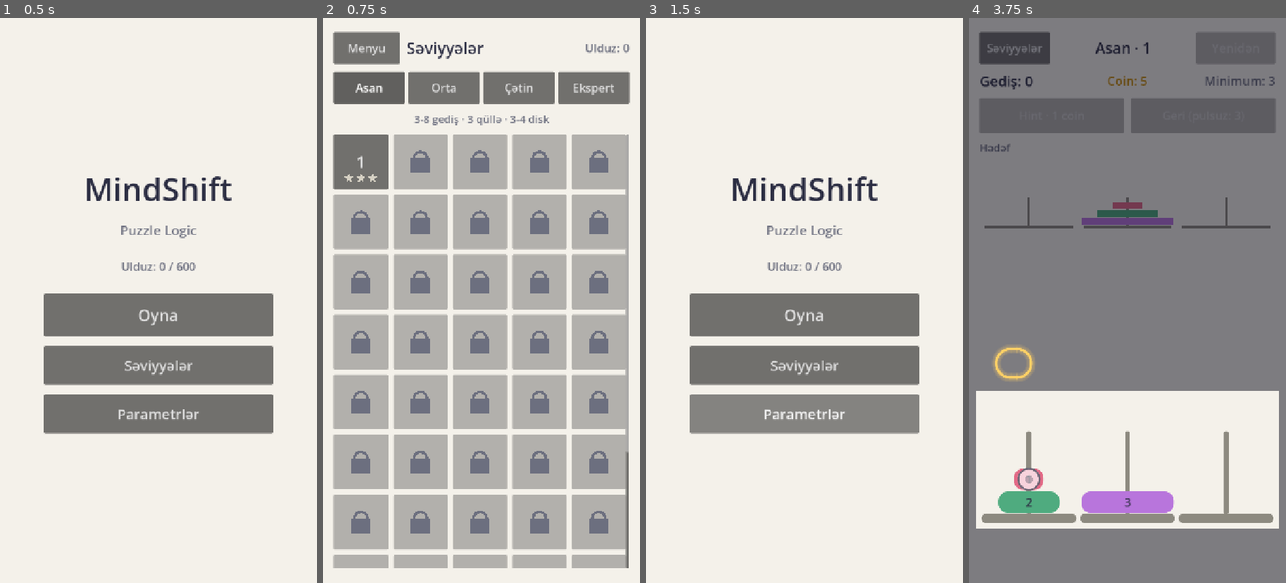
Above: before the commit, frames 1-4 (left to right).
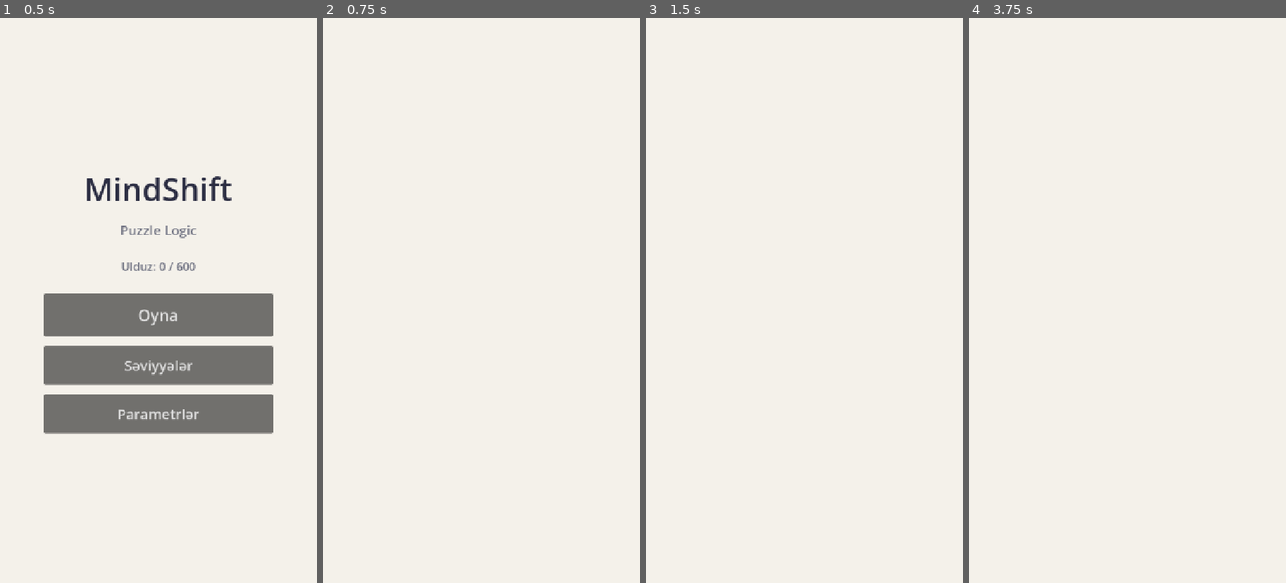
Above: after the commit, the same moments.

Repository: AtillaTegin/mindshift
Game: Godot game, scene res://scenes/main_menu.tscn
Two runs of this game, one before a commit and one after it. Both use one fixed random seed, a clock stepped at 60 frames per second and the inputs below.
Inputs:
- Up to frame 1 (0.5 s): no input
- Up to frame 2 (0.75 s): click "Səviyyələr" at 0.5 s
- Up to frame 3 (1.5 s): click "Menyu" at 1.25 s
- Up to frame 4 (3.75 s): click "Parametrlər" at 2 s; click "Bağla" at 2.75 s; click "Oyna" at 3.5 s

Frame 1 is identical in both runs. In frame 2, 68% of the frame differs, in the area x 3-97%, y 2-98%; in frame 3, 17%; in frame 4, 81%, in the area x 0-100%, y 0-100%.

Commit message:
6B-5: game feel pass
- disks glide with a light landing bounce (TRANS_BACK/EASE_OUT, DiskView.move_to) and carry
  a semi-transparent Polygon2D shadow drawn behind them
- level complete popup bursts one-shot CPUParticles2D confetti when it opens
- PolishedButton: every button dips to 0.96 while pressed (scene buttons, tabs, level cells)
- ScreenTransition autoload: all scene changes fade out -> switch -> fade in with input
  blocked; "next level" on the popup fades too
- no camera shake, glow only in FocusRing; each effect tuned in one file
- measured in a real window with real clicks: menu->game and popup->level select switch
  scenes only at full cover (alpha 1.00) with 20+ fade frames each way; popup fades in
  over 28 frames with confetti

Diff:
--- a/project.godot
+++ b/project.godot
@@ -17,6 +17,7 @@
 [autoload]
 
 App="*res://scripts/app.gd"
+ScreenTransition="*res://scripts/screen_transition.gd"
 
 [display]
 
--- a/scenes/components/disk.gd
+++ b/scenes/components/disk.gd
@@ -1,7 +1,12 @@
 class_name DiskView
 extends Control
-## One disk: a rounded bar with its size number. Position and size are set by
+## One disk: a rounded bar with its size number and a soft shadow underneath.
+## Moves glide with a light bounce on landing. Position and size are set by
 ## the game board; input goes to the peg underneath.
+
+const MOVE_SECONDS: float = 0.22
+const SHADOW_OFFSET: Vector2 = Vector2(3.0, 5.0)
+const SHADOW_COLOR: Color = Color(0.1, 0.1, 0.15, 0.18)
 
 var disk_size: int = 1:
 	set(value):
@@ -16,11 +21,54 @@
 		selected = value
 		queue_redraw()
 
+var _move: Tween
+
+@onready var _shadow: Polygon2D = $Shadow
+
+
+func _ready() -> void:
+	_shadow.color = SHADOW_COLOR
+	_shadow.position = SHADOW_OFFSET
+	resized.connect(_update_shadow)
+	_update_shadow()
+
+
+## Moves the disk to `target` (top-left corner); with `animated` it glides there
+## and settles with a small bounce (TRANS_BACK, EASE_OUT).
+func move_to(target: Vector2, animated: bool) -> void:
+	if _move != null:
+		_move.kill()
+		_move = null
+	if not animated or position.distance_to(target) < 0.5:
+		position = target
+		return
+	_move = create_tween()
+	_move.tween_property(self, "position", target, MOVE_SECONDS).set_trans(Tween.TRANS_BACK).set_ease(Tween.EASE_OUT)
+
+
+func _corner_radius() -> float:
+	return minf(size.y, size.x) * 0.45
+
+
+## The shadow is the disk's own rounded outline, drawn behind and a little lower.
+func _update_shadow() -> void:
+	var radius: float = _corner_radius()
+	var points: PackedVector2Array = PackedVector2Array()
+	var corners: Array[Vector2] = [
+		Vector2(size.x - radius, radius), Vector2(size.x - radius, size.y - radius),
+		Vector2(radius, size.y - radius), Vector2(radius, radius)]
+	for corner_index: int in corners.size():
+		var start_angle: float = -PI / 2.0 + corner_index * PI / 2.0
+		for step: int in 7:
+			var angle: float = start_angle + step * (PI / 2.0) / 6.0
+			points.append(corners[corner_index] + Vector2(cos(angle), sin(angle)) * radius)
+	_shadow.polygon = points
+
 
 func _draw() -> void:
 	var box: StyleBoxFlat = StyleBoxFlat.new()
 	box.bg_color = color.lightened(0.15) if selected else color
-	box.set_corner_radius_all(int(minf(size.y, size.x) * 0.45))
+	box.set_corner_radius_all(int(_corner_radius()))
 	if selected:
 		box.set_border_width_all(4)
 		box.border_color = UIPalette.TEXT_PRIMARY
--- a/scenes/components/disk.tscn
+++ b/scenes/components/disk.tscn
@@ -9,3 +9,7 @@
 offset_bottom = 36.0
 mouse_filter = 2
 script = ExtResource("1_disk")
+
+[node name="Shadow" type="Polygon2D" parent="."]
+show_behind_parent = true
+color = Color(0.1, 0.1, 0.15, 0.18)
--- a/scenes/game_board.tscn
+++ b/scenes/game_board.tscn
@@ -1,5 +1,6 @@
 [gd_scene load_steps=3 format=3]
 
+[ext_resource type="Script" path="res://scripts/polished_button.gd" id="pb_polished"]
 [ext_resource type="Script" path="res://scripts/game_board_controller.gd" id="1_board"]
 [ext_resource type="Script" path="res://scripts/board_preview.gd" id="2_preview"]
 
@@ -45,6 +46,7 @@
 mouse_filter = 2
 
 [node name="BackButton" type="Button" parent="Margin/Layout/TopBar"]
+script = ExtResource("pb_polished")
 unique_name_in_owner = true
 custom_minimum_size = Vector2(160, 72)
 layout_mode = 2
@@ -61,6 +63,7 @@
 horizontal_alignment = 1
 
 [node name="RestartButton" type="Button" parent="Margin/Layout/TopBar"]
+script = ExtResource("pb_polished")
 unique_name_in_owner = true
 custom_minimum_size = Vector2(180, 72)
 layout_mode = 2
@@ -102,6 +105,7 @@
 theme_override_constants/separation = 16
 
 [node name="HintButton" type="Button" parent="Margin/Layout/Actions"]
+script = ExtResource("pb_polished")
 unique_name_in_owner = true
 custom_minimum_size = Vector2(0, 80)
 layout_mode = 2
@@ -110,6 +114,7 @@
 text = "Hint · 1 coin"
 
 [node name="UndoButton" type="Button" parent="Margin/Layout/Actions"]
+script = ExtResource("pb_polished")
 unique_name_in_owner = true
 custom_minimum_size = Vector2(0, 80)
 layout_mode = 2
--- a/scenes/level_complete_popup.tscn
+++ b/scenes/level_complete_popup.tscn
@@ -1,5 +1,6 @@
 [gd_scene load_steps=4 format=3]
 
+[ext_resource type="Script" path="res://scripts/polished_button.gd" id="pb_polished"]
 [ext_resource type="Script" path="res://scripts/level_complete_popup.gd" id="1_popup"]
 [ext_resource type="Script" path="res://scripts/star_view.gd" id="2_star"]
 
@@ -108,6 +109,7 @@
 horizontal_alignment = 1
 
 [node name="NextButton" type="Button" parent="Center/Panel/Layout"]
+script = ExtResource("pb_polished")
 unique_name_in_owner = true
 custom_minimum_size = Vector2(0, 84)
 layout_mode = 2
@@ -115,6 +117,7 @@
 text = "Növbəti səviyyə"
 
 [node name="ReplayButton" type="Button" parent="Center/Panel/Layout"]
+script = ExtResource("pb_polished")
 unique_name_in_owner = true
 custom_minimum_size = Vector2(0, 84)
 layout_mode = 2
@@ -122,6 +125,7 @@
 text = "Təkrar oyna"
 
 [node name="LevelsButton" type="Button" parent="Center/Panel/Layout"]
+script = ExtResource("pb_polished")
 unique_name_in_owner = true
 custom_minimum_size = Vector2(0, 72)
 layout_mode = 2
--- a/scenes/level_select.tscn
+++ b/scenes/level_select.tscn
@@ -1,5 +1,6 @@
 [gd_scene load_steps=2 format=3]
 
+[ext_resource type="Script" path="res://scripts/polished_button.gd" id="pb_polished"]
 [ext_resource type="Script" path="res://scripts/level_select_controller.gd" id="1_select"]
 
 [node name="LevelSelect" type="Control"]
@@ -45,6 +46,7 @@
 theme_override_constants/separation = 16
 
 [node name="BackButton" type="Button" parent="Margin/Layout/TopBar"]
+script = ExtResource("pb_polished")
 unique_name_in_owner = true
 custom_minimum_size = Vector2(150, 72)
 layout_mode = 2
--- a/scenes/main_menu.tscn
+++ b/scenes/main_menu.tscn
@@ -1,5 +1,6 @@
 [gd_scene load_steps=3 format=3]
 
+[ext_resource type="Script" path="res://scripts/polished_button.gd" id="pb_polished"]
 [ext_resource type="Script" path="res://scripts/main_menu_controller.gd" id="1_menu"]
 
 [sub_resource type="StyleBoxFlat" id="StyleBoxFlat_settings"]
@@ -71,6 +72,7 @@
 vertical_alignment = 1
 
 [node name="PlayButton" type="Button" parent="Center/Layout"]
+script = ExtResource("pb_polished")
 unique_name_in_owner = true
 custom_minimum_size = Vector2(0, 96)
 layout_mode = 2
@@ -78,6 +80,7 @@
 text = "Oyna"
 
 [node name="LevelsButton" type="Button" parent="Center/Layout"]
+script = ExtResource("pb_polished")
 unique_name_in_owner = true
 custom_minimum_size = Vector2(0, 88)
 layout_mode = 2
@@ -85,6 +88,7 @@
 text = "Səviyyələr"
 
 [node name="SettingsButton" type="Button" parent="Center/Layout"]
+script = ExtResource("pb_polished")
 unique_name_in_owner = true
 custom_minimum_size = Vector2(0, 88)
 layout_mode = 2
@@ -144,6 +148,7 @@
 text = "Səs"
 
 [node name="CloseSettingsButton" type="Button" parent="SettingsPanel/Center/Panel/Layout"]
+script = ExtResource("pb_polished")
 unique_name_in_owner = true
 custom_minimum_size = Vector2(0, 80)
 layout_mode = 2
--- a/scripts/app.gd
+++ b/scripts/app.gd
@@ -36,7 +36,7 @@
 func play_level(tier: String, index: int) -> void:
 	selected_tier = tier
 	_pending_level = {"tier": tier, "index": index}
-	get_tree().change_scene_to_file(GAME_BOARD)
+	_go(GAME_BOARD)
 
 
 ## The level the game board should open, once; {} if none was requested.
@@ -49,8 +49,17 @@
 func show_level_select(tier: String = "") -> void:
 	if not tier.is_empty():
 		selected_tier = tier
-	get_tree().change_scene_to_file(LEVEL_SELECT)
+	_go(LEVEL_SELECT)
 
 
 func show_main_menu() -> void:
-	get_tree().change_scene_to_file(MAIN_MENU)
+	_go(MAIN_MENU)
+
+
+## Every scene change fades through the ScreenTransition autoload.
+func _go(scene_path: String) -> void:
+	var transition: Node = get_node_or_null("/root/ScreenTransition")
+	if transition != null:
+		transition.change_scene(scene_path)
+	else:
+		get_tree().change_scene_to_file(scene_path)
--- a/scripts/game_board_controller.gd
+++ b/scripts/game_board_controller.gd
@@ -20,7 +20,6 @@
 const DISK_SCENE: PackedScene = preload("res://scenes/components/disk.tscn")
 const POPUP_SCENE: PackedScene = preload("res://scenes/level_complete_popup.tscn")
 const COACHING_SCENE: PackedScene = preload("res://scenes/components/coaching/coaching_layer.tscn")
-const MOVE_SECONDS: float = 0.12
 const MAX_DISK_HEIGHT: float = 52.0
 
 ## Level loaded in _ready() unless the App autoload asks for another one.
@@ -34,6 +33,8 @@
 var background_hints: bool = true
 ## Coaching on the first two levels (tests of other features turn it off).
 var tutorials_enabled: bool = true
+## Fade through ScreenTransition when "next level" swaps the board (tests turn it off).
+var animate_transitions: bool = true
 ## Restricted input (addendum 2.2): when >= 0, only this peg reacts to taps and
 ## the hint, undo and restart buttons are off.
 var restricted_peg: int = -1:
@@ -54,7 +55,6 @@
 var _peg_views: Array[PegView] = []
 ## Disk size -> view.
 var _disk_views: Dictionary[int, DiskView] = {}
-var _disk_tweens: Dictionary[int, Tween] = {}
 ## Disk size -> where the disk is (or is gliding to), in board coordinates.
 var _disk_targets: Dictionary[int, Rect2] = {}
 ## Peg index -> peg area (rod, base and the space for a lifted disk), board coordinates.
@@ -196,7 +196,11 @@
 	var app: Node = get_node_or_null("/root/App")
 	if app != null:
 		app.selected_tier = next["tier"]
-	start_level(level)
+	var transition: Node = get_node_or_null("/root/ScreenTransition")
+	if animate_transitions and transition != null:
+		transition.run(start_level.bind(level))
+	else:
+		start_level(level)
 
 
 func get_popup() -> LevelCompletePopup:
@@ -296,7 +300,6 @@
 			child.queue_free()
 	_peg_views.clear()
 	_disk_views.clear()
-	_disk_tweens.clear()
 	_disk_targets.clear()
 	_peg_areas.clear()
 	var disk_count: int = session.state.get_disk_count()
@@ -363,18 +366,5 @@
 			view.size = Vector2(width, disk_height - 4.0)
 			var target: Vector2 = Vector2(column * (peg_index + 0.5) - width * 0.5, y + 2.0)
 			_disk_targets[disk_size] = Rect2(target, view.size)
-			_place_disk(disk_size, target, animated)
+			view.move_to(target, animated)
 	layout_changed.emit()
-
-
-func _place_disk(disk_size: int, target: Vector2, animated: bool) -> void:
-	var view: DiskView = _disk_views[disk_size]
-	if _disk_tweens.has(disk_size):
-		_disk_tweens[disk_size].kill()
-		_disk_tweens.erase(disk_size)
-	if not animated or view.position.distance_to(target) < 0.5:
-		view.position = target
-		return
-	var tween: Tween = create_tween()
-	tween.tween_property(view, "position", target, MOVE_SECONDS).set_trans(Tween.TRANS_QUAD).set_ease(Tween.EASE_OUT)
-	_disk_tweens[disk_size] = tween
--- a/scripts/level_cell.gd
+++ b/scripts/level_cell.gd
@@ -1,5 +1,5 @@
 class_name LevelCell
-extends Button
+extends PolishedButton
 ## One level in the level select grid: its number, earned stars underneath, or
 ## a padlock when locked.
 
--- a/scripts/level_complete_popup.gd
+++ b/scripts/level_complete_popup.gd
@@ -9,8 +9,12 @@
 
 const FADE_SECONDS: float = 0.2
 const STAR_SECONDS: float = 0.25
+## One-shot confetti burst when the popup opens (addendum 2.4).
+const CONFETTI_AMOUNT: int = 70
+const CONFETTI_COLORS: Array[Color] = [Color("f4b400"), Color("2a9d8f"), Color("e76f51"), Color("8ecae6"), Color("b388eb")]
 
 var _star_count: int = 0
+var _confetti: CPUParticles2D
 
 @onready var _panel: Control = %Panel
 @onready var _stars: Array[StarView] = [%Star1, %Star2, %Star3]
@@ -27,6 +31,50 @@
 	_replay_button.pressed.connect(func() -> void: replay_requested.emit())
 	_levels_button.pressed.connect(func() -> void: levels_requested.emit())
 	_panel.resized.connect(func() -> void: _panel.pivot_offset = _panel.size * 0.5)
+	_confetti = _make_confetti()
+	add_child(_confetti)
+
+
+func is_confetti_emitting() -> bool:
+	return _confetti.emitting
+
+
+## CPU particles (no GPU particles: simpler and safe on every phone).
+func _make_confetti() -> CPUParticles2D:
+	var particles: CPUParticles2D = CPUParticles2D.new()
+	particles.one_shot = true
+	particles.emitting = false
+	particles.amount = CONFETTI_AMOUNT
+	particles.lifetime = 1.6
+	particles.explosiveness = 0.95
+	particles.emission_shape = CPUParticles2D.EMISSION_SHAPE_RECTANGLE
+	particles.emission_rect_extents = Vector2(160, 10)
+	particles.direction = Vector2.UP
+	particles.spread = 55.0
+	particles.initial_velocity_min = 380.0
+	particles.initial_velocity_max = 620.0
+	particles.gravity = Vector2(0, 980)
+	particles.angular_velocity_min = -360.0
+	particles.angular_velocity_max = 360.0
+	particles.scale_amount_min = 7.0
+	particles.scale_amount_max = 12.0
+	# Each piece takes a random point of this stepped gradient, i.e. one of the colours.
+	var colors: Gradient = Gradient.new()
+	colors.interpolation_mode = Gradient.GRADIENT_INTERPOLATE_CONSTANT
+	var offsets: PackedFloat32Array = PackedFloat32Array()
+	for i: int in CONFETTI_COLORS.size():
+		offsets.append(float(i) / CONFETTI_COLORS.size())
+	colors.offsets = offsets
+	colors.colors = PackedColorArray(CONFETTI_COLORS)
+	particles.color_initial_ramp = colors
+	return particles
+
+
+func _burst_confetti() -> void:
+	var viewport_size: Vector2 = get_viewport_rect().size
+	_confetti.position = Vector2(viewport_size.x * 0.5, viewport_size.y * 0.42)
+	_confetti.restart()
+	_confetti.emitting = true
 
 
 static func format_time(seconds: float) -> String:
@@ -53,6 +101,7 @@
 	for star: StarView in _stars:
 		star.filled = false
 		star.scale = Vector2.ONE
+	_burst_confetti()
 	var tween: Tween = create_tween()
 	tween.tween_property(self, "modulate:a", 1.0, FADE_SECONDS)
 	tween.parallel().tween_property(_panel, "scale", Vector2.ONE, FADE_SECONDS).set_trans(Tween.TRANS_BACK).set_ease(Tween.EASE_OUT)
--- a/scripts/level_select_controller.gd
+++ b/scripts/level_select_controller.gd
@@ -26,7 +26,7 @@
 			app.show_main_menu())
 	var group: ButtonGroup = ButtonGroup.new()
 	for tier: String in Difficulty.ORDER:
-		var button: Button = Button.new()
+		var button: Button = PolishedButton.new()
 		button.text = Difficulty.display_name(tier)
 		button.toggle_mode = true
 		button.button_group = group
--- /dev/null
+++ b/scripts/polished_button.gd
@@ -0,0 +1,23 @@
+class_name PolishedButton
+extends Button
+## A button that dips slightly while pressed (addendum 2.4). The one place for
+## button micro-interaction: change PRESSED_SCALE here to tune every button.
+
+const PRESSED_SCALE: float = 0.96
+const SECONDS: float = 0.08
+
+var _tween: Tween
+
+
+func _ready() -> void:
+	button_down.connect(_scale_to.bind(PRESSED_SCALE))
+	button_up.connect(_scale_to.bind(1.0))
+	resized.connect(func() -> void: pivot_offset = size * 0.5)
+	pivot_offset = size * 0.5
+
+
+func _scale_to(target: float) -> void:
+	if _tween != null:
+		_tween.kill()
+	_tween = create_tween()
+	_tween.tween_property(self, "scale", Vector2(target, target), SECONDS).set_trans(Tween.TRANS_QUAD).set_ease(Tween.EASE_OUT)
--- /dev/null
+++ b/scripts/screen_transition.gd
@@ -0,0 +1,58 @@
+extends CanvasLayer
+## Autoload "ScreenTransition" (addendum 2.4): every scene change goes through
+## here as fade out -> switch -> fade in, so screens never jump. Input is
+## blocked while the screen is covered.
+
+signal finished
+
+const FADE_SECONDS: float = 0.18
+const COLOR: Color = Color("f4f1ea")
+
+var _cover: ColorRect
+var _busy: bool = false
+
+
+func _ready() -> void:
+	layer = 100
+	_cover = ColorRect.new()
+	_cover.color = COLOR
+	_cover.set_anchors_and_offsets_preset(Control.PRESET_FULL_RECT)
+	_cover.mouse_filter = Control.MOUSE_FILTER_STOP
+	_cover.modulate.a = 0.0
+	_cover.visible = false
+	add_child(_cover)
+
+
+func is_busy() -> bool:
+	return _busy
+
+
+## How much the cover hides the screen (0..1).
+func get_cover_alpha() -> float:
+	return _cover.modulate.a if _cover.visible else 0.0
+
+
+func change_scene(path: String) -> void:
+	run(func() -> void: get_tree().change_scene_to_file(path))
+
+
+## Fades out, calls `switch` while the screen is covered, then fades back in.
+## Ignored while another transition runs.
+func run(switch: Callable) -> void:
+	if _busy:
+		return
+	_busy = true
+	_cover.visible = true
+	var tween: Tween = create_tween()
+	tween.tween_property(_cover, "modulate:a", 1.0, FADE_SECONDS)
+	await tween.finished
+	switch.call()
+	# Let the new scene build and lay out before revealing it.
+	await get_tree().process_frame
+	await get_tree().process_frame
+	tween = create_tween()
+	tween.tween_property(_cover, "modulate:a", 0.0, FADE_SECONDS)
+	await tween.finished
+	_cover.visible = false
+	_busy = false
+	finished.emit()
--- a/tests/test_game_board.gd
+++ b/tests/test_game_board.gd
@@ -21,6 +21,7 @@
 	_board.save_system = _save
 	_board.background_hints = false
 	_board.tutorials_enabled = false  # covered by test_tutorial.gd
+	_board.animate_transitions = false
 	_board.level_completed.connect(func(level: Level, moves: int, seconds: float) -> void:
 		_completed.append([level.id, moves, seconds]))
 	(Engine.get_main_loop() as SceneTree).root.add_child(_board)
--- /dev/null
+++ b/tests/test_game_feel.gd
@@ -0,0 +1,74 @@
+extends "res://tests/test_case.gd"
+## Game feel (addendum 6B-5): bounce, shadow, confetti, button dip, transitions.
+
+const SCENES_WITH_BUTTONS: Array[String] = [
+	"res://scenes/main_menu.tscn",
+	"res://scenes/level_select.tscn",
+	"res://scenes/game_board.tscn",
+	"res://scenes/level_complete_popup.tscn",
+]
+
+var _nodes: Array[Node] = []
+
+
+func after_each() -> void:
+	for node: Node in _nodes:
+		if is_instance_valid(node):
+			node.get_parent().remove_child(node)
+			node.free()
+	_nodes.clear()
+
+
+func _add(node: Node) -> Node:
+	(Engine.get_main_loop() as SceneTree).root.add_child(node)
+	_nodes.append(node)
+	return node
+
+
+func test_every_scene_button_is_polished() -> void:
+	for path: String in SCENES_WITH_BUTTONS:
+		var scene: Node = (load(path) as PackedScene).instantiate()
+		var plain: Array[String] = []
+		for node: Node in scene.find_children("*", "Button", true, false):
+			if not node is PolishedButton and not node is CheckButton:
+				plain.append(node.name)
+		assert_eq(plain, [] as Array[String], "%s has plain buttons" % path.get_file())
+		scene.free()
+
+
+func test_polished_button_dips_while_pressed() -> void:
+	var button: PolishedButton = _add(PolishedButton.new())
+	button.size = Vector2(200, 80)
+	button.button_down.emit()
+	assert_eq(button.pivot_offset, Vector2(100, 40), "scales around its centre")
+	assert_true(button._tween != null and button._tween.is_running())
+
+
+func test_disk_has_shadow_and_bounces() -> void:
+	var disk: DiskView = _add((load("res://scenes/components/disk.tscn") as PackedScene).instantiate())
+	disk.size = Vector2(120, 40)
+	var shadow: Polygon2D = disk.get_node("Shadow")
+	assert_true(shadow.show_behind_parent, "drawn under the disk")
+	assert_true(shadow.polygon.size() > 8, "rounded outline")
+	assert_eq(shadow.position, DiskView.SHADOW_OFFSET)
+	assert_true(shadow.color.a < 0.5, "semi-transparent")
+	disk.move_to(Vector2(300, 0), true)
+	assert_true(disk._move != null and disk._move.is_running(), "glides instead of jumping")
+	disk.move_to(Vector2(10, 10), false)
+	assert_eq(disk.position, Vector2(10, 10))
+
+
+func test_popup_bursts_confetti_once() -> void:
+	var popup: LevelCompletePopup = _add((load("res://scenes/level_complete_popup.tscn") as PackedScene).instantiate())
+	assert_false(popup.is_confetti_emitting())
+	popup.show_result(3, 7, 7, 12.0, true, true, 6)
+	assert_true(popup.is_confetti_emitting())
+	var confetti: CPUParticles2D = popup._confetti
+	assert_true(confetti.one_shot, "a single burst")
+
+
+func test_transition_autoload_is_registered() -> void:
+	var transition: Node = (Engine.get_main_loop() as SceneTree).root.get_node_or_null("ScreenTransition")
+	assert_not_null(transition, "ScreenTransition autoload")
+	assert_false(transition.is_busy())
+	assert_eq(transition.get_cover_alpha(), 0.0)
Not shown, added: scripts/polished_button.gd.uid
Not shown, added: scripts/screen_transition.gd.uid
Not shown, added: tests/test_game_feel.gd.uid
